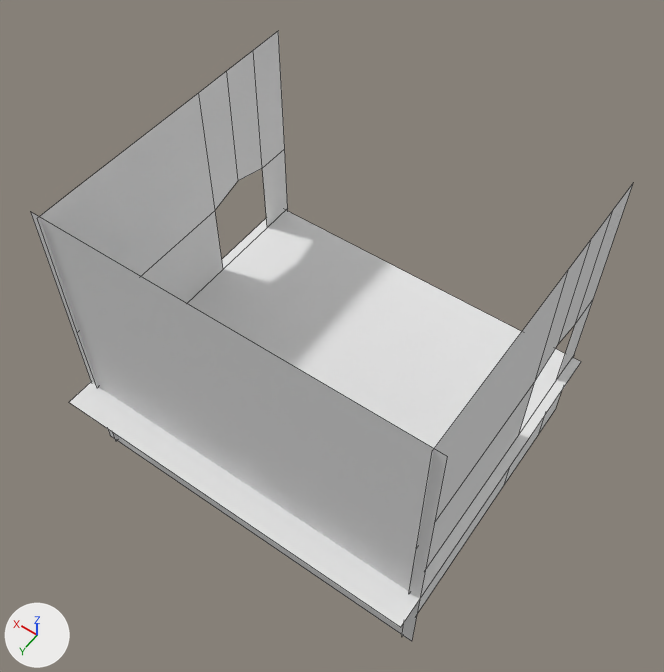
The OBJ model Assets/05. artAssets/01. 3D assets/walls.obj, before and after one commit.
Before and after are seen from a 50 mm camera at (-1003.0, 1389.0, 2430.0) aimed at (1.0, -16.0, 221.0). Every picture has the same lights, and +X, +Y and +Z are marked at lower left. Mesh edges are drawn as thin lines. Where no turn or scale is listed for an object, it has been applied to the vertices.

The first picture shows 'walls'.
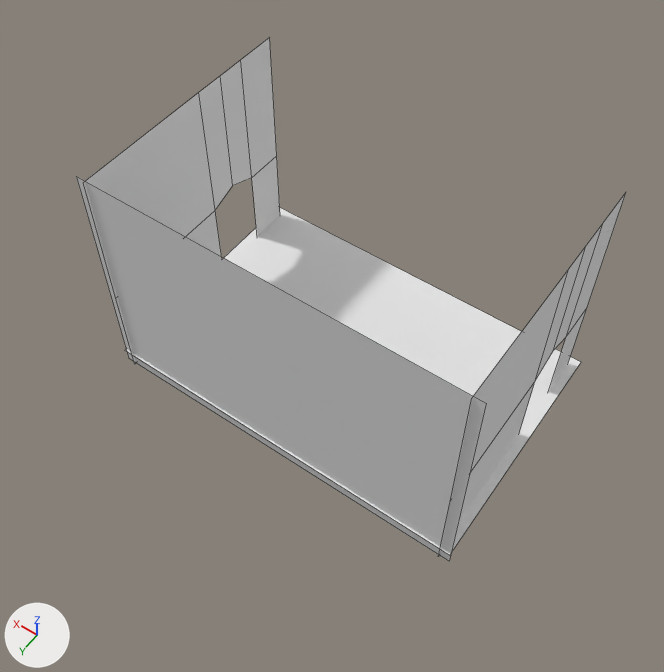
What differs and where, as boxes [x1, y1, x2, y2] in the pictures (664 x 672 px):
'walls', reshaped (9% narrower, 14% shorter)
    before: [30, 31, 634, 641]
    after: [76, 37, 626, 561]
part 1 of me_walls, rebuilt (21% narrower, 20% shorter)
    before: [37, 31, 288, 441]
    after: [83, 37, 280, 363]
part 2 of me_walls, rebuilt (19% narrower, 20% shorter)
    before: [402, 182, 634, 636]
    after: [438, 193, 626, 557]
part 3 of me_walls, rebuilt (11% narrower, 17% shorter)
    before: [69, 210, 581, 628]
    after: [125, 208, 581, 555]
part 4 of me_walls, deleted
    before: [30, 211, 447, 641]
part 5 of me_walls, added
    after: [76, 176, 486, 561]

Diff of the bpy script that builds the scene:
```diff
--- a/Assets/05. artAssets/01. 3D assets/walls.obj.py
+++ b/Assets/05. artAssets/01. 3D assets/walls.obj.py
@@ me_walls @@
 # used by ob_walls; location = (0.0, 0.0, 0.0)
 # verts and faces of me_walls; kept vertices keep their numbers, new ones are numbered from 46
-me_walls.from_pydata(...)  # 46 vertices, 20 faces; spans x -625.0..625.0, y -558.0..544.0, z -329.0..759.0
+me_walls.from_pydata(...)  # 36 vertices, 14 faces; spans x -625.0..625.0, y -543.0..289.0, z -52.0..759.0
+# me_walls part 1: the loose piece of 20 vertices spanning x 592.0, y -558.0..452.0, z -329.0..759.0 is rebuilt with 14 vertices and now spans x 592.0, y -513.0..289.0, z -52.0..759.0
+# me_walls part 2: the loose piece of 18 vertices spanning x -592.0, y -558.0..452.0, z -329.0..759.0 is rebuilt with 14 vertices and now spans x -592.0, y -513.0..289.0, z -52.0..759.0
+# me_walls part 3: the loose piece of 4 vertices spanning x -625.0..625.0, y -544.0..544.0, z 0.0 is rebuilt with 4 vertices and now spans x -625.0..625.0, y -543.0..289.0, z 0.0
+# me_walls part 4: the loose piece of 4 vertices spanning x -625.0..625.0, y 446.0, z -329.0..759.0 is deleted
+# me_walls part 5
+verts[46] = (625.0, 282.0, 759.0)  # pixel (76, 176)
+verts[47] = (-625.0, 282.0, 759.0)  # pixel (486, 403)
+verts[48] = (-625.0, 282.0, -52.0)  # pixel (449, 561)
+verts[49] = (625.0, 282.0, -52.0)  # pixel (128, 358)
+faces += [(46, 47, 48, 49)]
 me_walls.materials.append(mat_initialshadinggroup)
```
